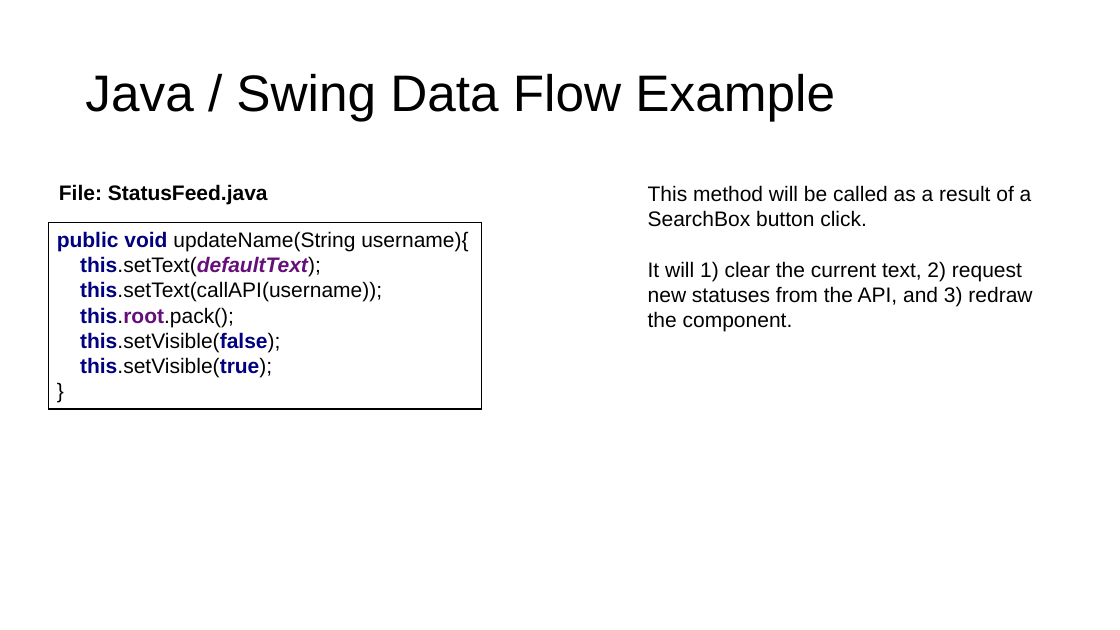
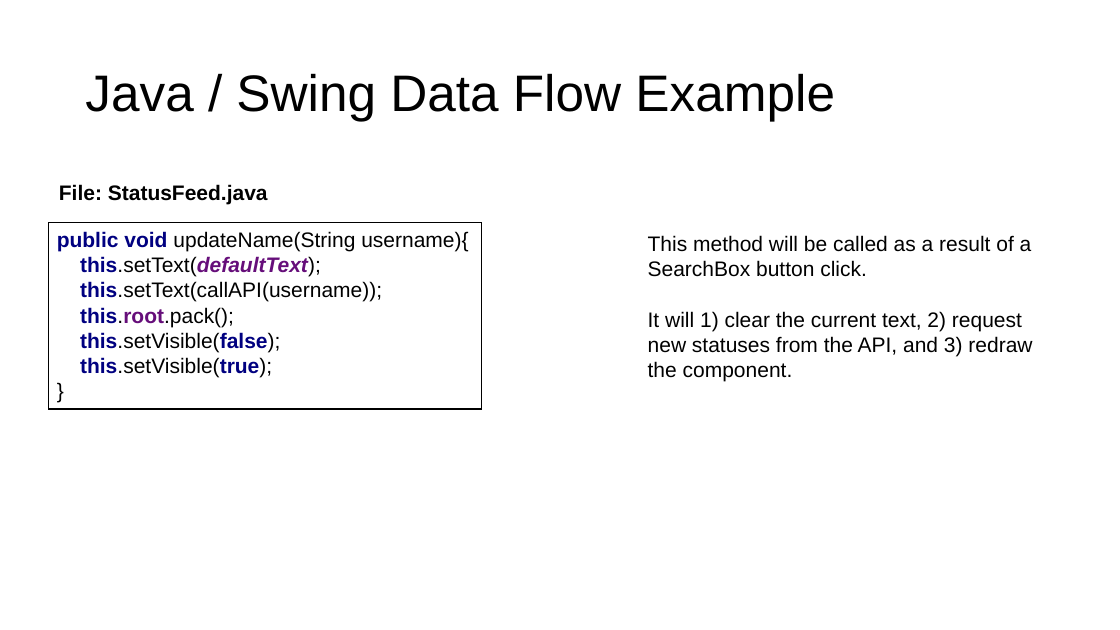
Before and after one commit to ethancjackson/CS2212B-2017, a slide deck: slide 17 of docs/resources/UI Tutorial - Swing.pptx. Drawn at 1120x630 pixels with LibreOffice and Linux fonts; fonts in the diff are those of the drawing. Boxes give left, top, right and bottom in pixels: in the first picture for what was removed or moved away, otherwise in the second. Text is boxed around its words. In the diff, an @@ line names an element or a change of style, - is before the commit and + after.

```diff
--- a/docs/resources/UI Tutorial - Swing.pptx
+++ b/docs/resources/UI Tutorial - Swing.pptx
@@ text "This method will be called ...": place and size @@
-text "This method will be called ..." at <box>648,185,1032,332</box>
+text "This method will be called ..." at <box>648,235,1032,382</box>
```
Also in this commit, not shown: 5 other slides changed, 1 other file.
